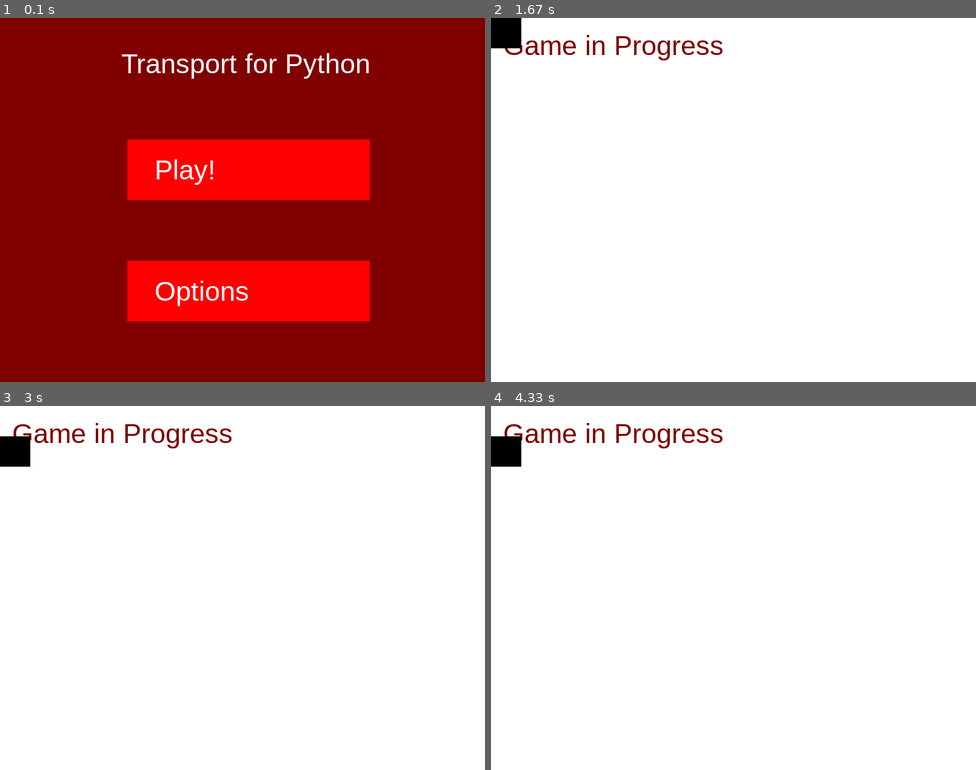
Above: before the commit, frames 1-4 (two rows, left to right).
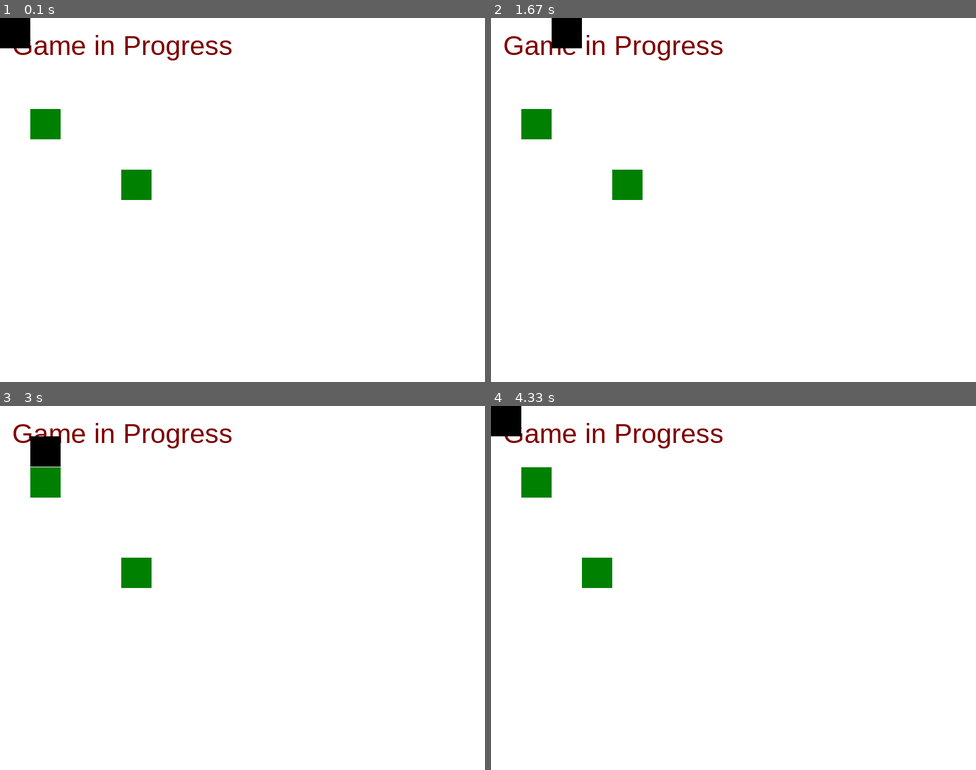
Above: after the commit, the same moments.

Repository: Abdul-MughisA/AAM-Project
Game: pygame game, started from Python/MainMenu.py
The game is run twice, just before and just after one commit, with the same random seed, the same clock (stepped at 60 frames per second) and the same inputs.
Inputs (mouse positions are in pixels of both pictures, inside the frame that each line leads up to):
- Up to frame 1 (0.1 s): no input
- Up to frame 2 (1.67 s): hold Right 0.33-0.8 s; press the mouse at (626, 185) at 0.87 s; move the mouse to (709, 207) at 0.97 s; release the mouse at (791, 232) at 1.1 s; hold Up 1.17-1.47 s; hold Right from 1.5 s (still down)
- Up to frame 3 (3 s): release Right at 1.97 s; press the mouse at (43, 511) at 2.03 s; move the mouse to (53, 507) at 2.13 s; release the mouse at (58, 507) at 2.27 s; hold Left 2.33-2.87 s; hold Down from 2.9 s (still down)
- Up to frame 4 (4.33 s): release Down at 3.2 s; hold Left 3.23-3.63 s; press the mouse at (534, 482) at 3.7 s; move the mouse to (617, 584) at 3.8 s; release the mouse at (694, 686) at 3.93 s; hold Up from 4 s (still down)

The runs differ from the first frame. In frame 1, 98% of the frame differs, in the area x 0-100%, y 0-100%; in frame 2, 2.1%; in frame 3, 2.1%; in frame 4, 2.1%.

Commit message:
Easter slot 1

Diff:
--- a/Python/MainMenu.py
+++ b/Python/MainMenu.py
@@ -16,8 +16,7 @@
     textrect = textobj.get_rect()
     textrect.topleft = (x, y)
     surface.blit(textobj, textrect)
-
-click = False
+#end def
 
 BLACK = (0, 0, 0)
 WHITE = (255, 255, 255)
@@ -51,7 +50,7 @@
             if buttonOne.collidepoint((mx, my)):
                 pressColourOne = MAGENTA
                 if click:
-                    game()
+                    levels()
             if buttonTwo.collidepoint((mx, my)):
                 pressColourTwo = MAGENTA
                 if click:
@@ -61,9 +60,7 @@
             drawText("Play!", FontBahnschrift45, WHITE, screen, 255, 225)
             pygame.draw.rect(screen, pressColourTwo, buttonTwo)
             drawText("Options", FontBahnschrift45, WHITE, screen, 255, 425)
-
             click = False
-
             for event in pygame.event.get():
                 if event.type == QUIT:
                     pygame.quit()
@@ -76,6 +73,43 @@
             pygame.display.update()
             mainClock.tick(60)
 
+def levels():
+    while True:
+        drawText("Levels", FontBahnschrift45, WHITE, screen, 200, 50)
+
+        mx, my = pygame.mouse.get_pos()
+        buttonOne = pygame.Rect(210, 200, 400, 100)
+        buttonTwo = pygame.Rect(210, 400, 400, 100)
+        pressColourOne = RED
+        pressColourTwo = RED
+
+        if buttonOne.collidepoint((mx, my)):
+            pressColourOne = MAGENTA
+            if click:
+                game()
+        if buttonTwo.collidepoint((mx, my)):
+            pressColourTwo = MAGENTA
+            if click:
+                game()
+
+        pygame.draw.rect(screen, pressColourOne, buttonOne)
+        drawText("Level 1", FontBahnschrift45, WHITE, screen, 255, 225)
+        pygame.draw.rect(screen, pressColourTwo, buttonTwo)
+        drawText("Level 2", FontBahnschrift45, WHITE, screen, 255, 425)
+        click = False
+        for event in pygame.event.get():
+            if event.type == QUIT:
+                pygame.quit()
+            if event.type == KEYDOWN:
+                if event.key == K_ESCAPE:
+                    pygame.quit()
+            if event.type == MOUSEBUTTONDOWN:
+                if event.button == 1:
+                    click = True
+        pygame.display.update()
+        mainClock.tick(60)
+#end def
+
 def game():
     running = True
     class Train(pygame.sprite.Sprite):
@@ -98,15 +132,72 @@
             self.rect.x += 50
 
         def moveLeft(self):
-            pass
+            self.rect.x -= 50
+
+        def update(self):
+            if self.rect.x < 0:
+                self.rect.x = 0
+            elif self.rect.y < 0:
+                self.rect.y = 0
+            elif self.rect.x > 750:
+                self.rect.x = 750
+            elif self.rect.y > 550:
+                self.rect.y = 550
 
     #end class
     trains = pygame.sprite.Group()
     train = Train(0, 0)
     trains.add(train)
+
+    class Tree(pygame.sprite.Sprite):
+        def __init__(self, x, y):
+            super().__init__()
+            self.image = pygame.Surface([50, 50])
+            self.image.fill(GREEN)
+            self.rect = self.image.get_rect()
+            self.rect.x = x
+            self.rect.y = y
+        #end constructor
+
+        def highlight(self):
+            self.image.fill(OLIVE)
+        #end def
+
+        def update(self):
+            self.image.fill(GREEN)
+            if (self.rect.x % 50 != 0) and (not click):
+                if self.rect.x % 50 <= 25:
+                    self.rect.x -= self.rect.x % 50
+                if self.rect.x % 50 > 25:
+                    self.rect.x += (2 - self.rect.y % 50)
+                if self.rect.y % 50 <= 25:
+                    self.rect.y -= self.rect.y % 50
+                if self.rect.y % 50 > 25:
+                    self.rect.y += (1 - self.rect.y % 50)
+        #end def
+    #end class
+
+    trees = pygame.sprite.Group()
+    tree1 = Tree(50, 150)
+    tree2 = Tree(200, 250)
+    trees.add(tree1)
+    trees.add(tree2)
+    click = False
     while running:
         screen.fill((255, 255, 255))
         drawText("Game in Progress", FontBahnschrift45, MAROON, screen, 20, 20)
+
+        mx, my = pygame.mouse.get_pos()
+
+        for tree in trees:
+            if tree.rect.collidepoint(mx, my):
+                tree.highlight()
+                if click:
+                    # tree.kill() # kills the other tree upon hover
+                    tree.rect.x = mx - 25
+                    tree.rect.y = my - 25
+        #next tree
+
         for event in pygame.event.get():
             if event.type == QUIT:
                 pygame.quit()
@@ -115,9 +206,20 @@
                     running = False
                 if event.key == K_DOWN:
                     train.moveDown()
-
+                if event.key == K_UP:
+                    train.moveUp()
+                if event.key == K_LEFT:
+                    train.moveLeft()
+                if event.key == K_RIGHT:
+                    train.moveRight()
+            if event.type == MOUSEBUTTONDOWN:
+                click = True
+            if event.type == MOUSEBUTTONUP:
+                click = False
         trains.draw(screen)
         trains.update()
+        trees.draw(screen)
+        trees.update()
         pygame.display.update()
         mainClock.tick(60)
 
@@ -136,4 +238,4 @@
         pygame.display.update()
         mainClock.tick(60)
 
-mainMenu()
+game()
Binary file added: Error Log/Images/Error 1 1.png
Binary file added: Error Log/Images/Error 1 2.png
Binary file added: Error Log/Images/Error 1 3.png
Binary file added: Error Log/Images/Error 2 1.png
Not shown, changed: .DS_Store
Not shown, changed: 1 Timeline.md
Not shown, changed: Error Log/Errors.md
Not shown, changed: Project Draft/.DS_Store
Not shown, changed: Project Draft/A'yaan Project Draft.docx
Not shown, changed: Project Draft/A'yaan Project Draft/Copie de secours de A'yaan Project Draft.docx
